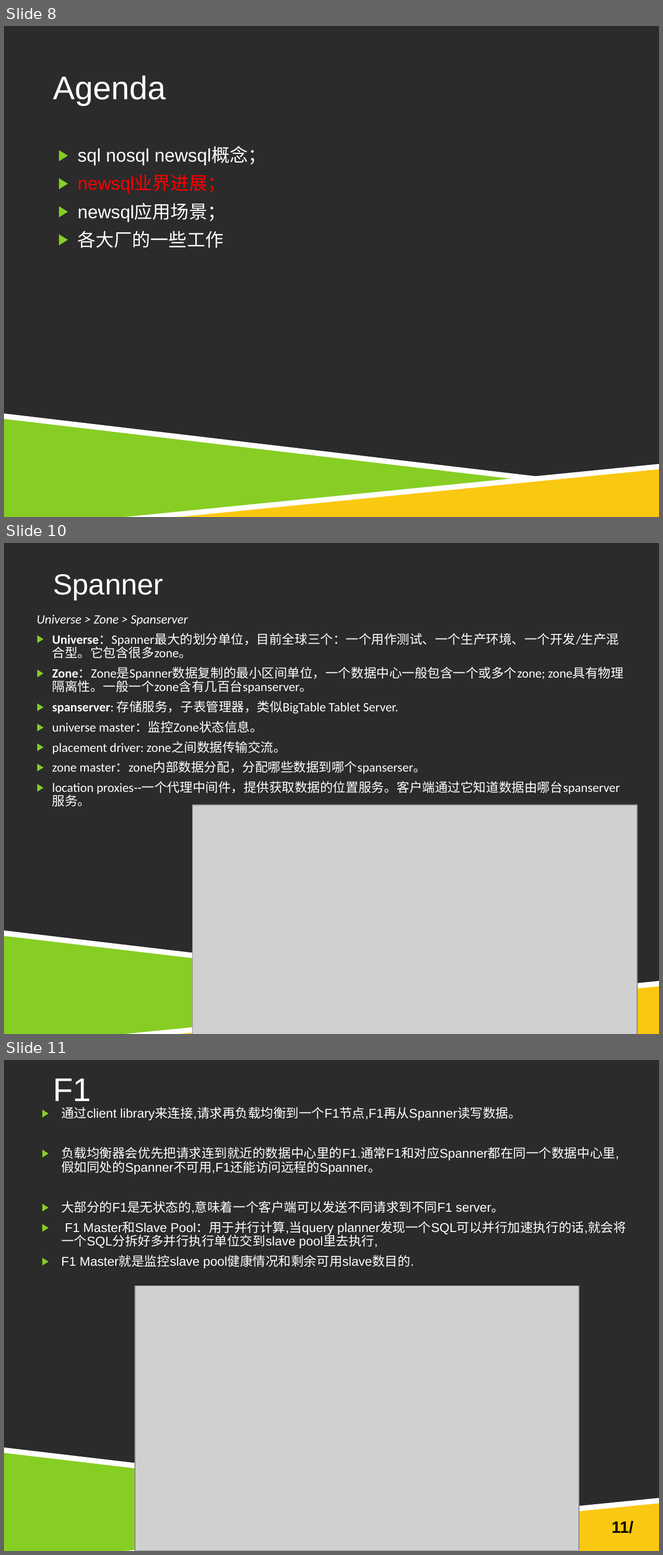
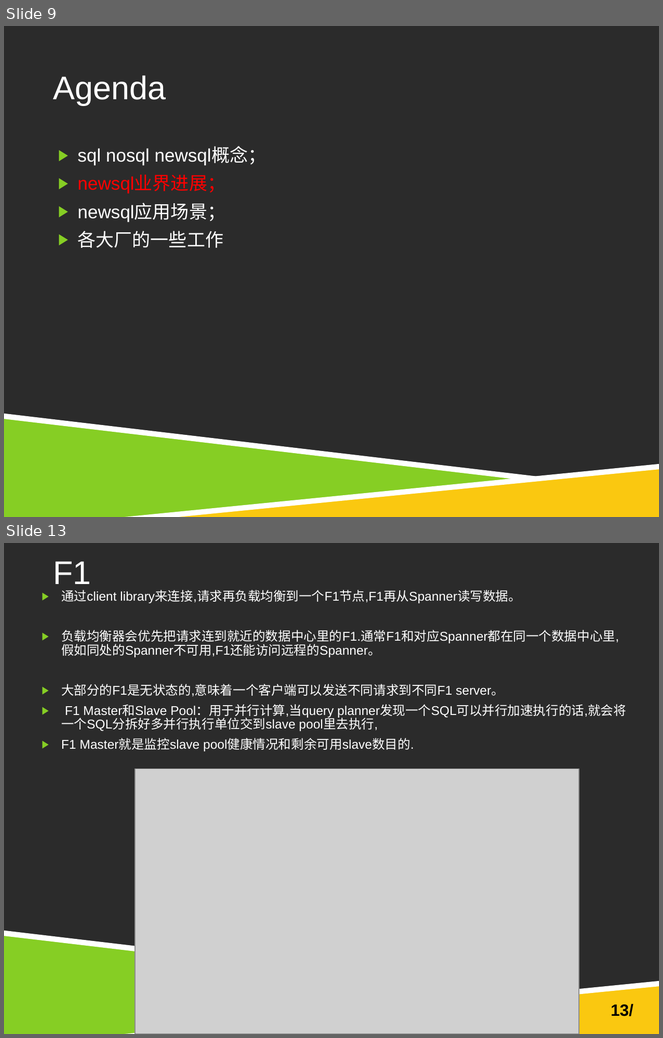
Before and after one commit to wisehead/techblog, a slide deck: database/newSQL/NewSQL.ppt. Shown one above the other, each under a label of ours: slides 8, 10 and 11 before the commit, slides 9 and 13 after it; the slides between them are not shown. The pictures are 663x1555 and 663x1038 pixels, drawn with LibreOffice and Linux fonts; fonts in the diff are those of the drawing; grey boxes stand for pictures; background and template pictures are left out; a plain dark background stands for a picture behind light text. Boxes give left, top, right and bottom in pixels: in the first picture for what was removed or moved away, otherwise in the second. Text is boxed around its words. In the diff, an @@ line names an element or a change of style, - is before the commit and + after.

```diff
--- a/database/newSQL/NewSQL.ppt
+++ b/database/newSQL/NewSQL.ppt
@@ slide 10 removed at <box>4,543,659,1034</box>, background picture (left out); not listed: 4 template elements that a slide beside it also shows @@
@@ title removed at <box>53,574,163,600</box> @@
-Spanner
@@ text removed at <box>37,615,620,807</box> @@
-Universe > Zone > Spanserver
-▶ Universe：Spanner最大的划分单位，目前全球三个：一个用作测试、一个生产环境、一个开发/生产混合型。它包含很多zone。
-▶ Zone：Zone是Spanner数据复制的最小区间单位，一个数据中心一般包含一个或多个zone; zone具有物理隔离性。一般一个zone含有几百台spanserver。
-▶ spanserver: 存储服务，子表管理器，类似BigTable Tablet Server.
-▶ universe master：监控Zone状态信息。
-▶ placement driver: zone之间数据传输交流。
-▶ zone master：zone内部数据分配，分配哪些数据到哪个spanserser。
-▶ location proxies--一个代理中间件，提供获取数据的位置服务。客户端通过它知道数据由哪台spanserver服务。
@@ picture removed at <box>193,805,637,1034</box> @@
@@ what was slide 8 is now slide 9 @@
@@ what was slide 11 is now slide 13 @@
@@ page number at <box>611,1004,634,1017</box>: text changed @@
-11/
+13/
```
Also in this commit, not shown: 5 slides changed, 3 slides added, 1 other slide removed, 2 other files.
